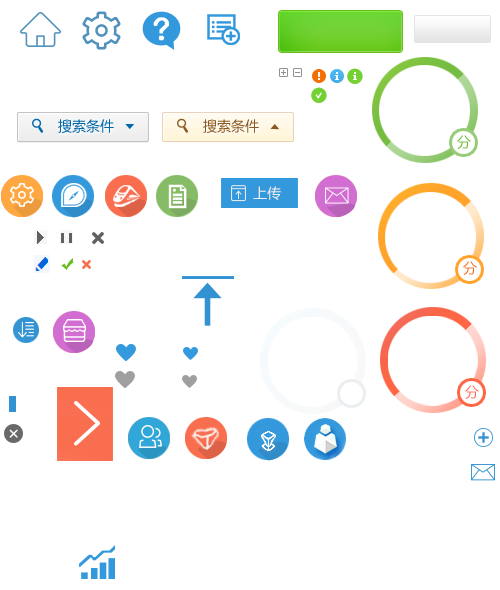
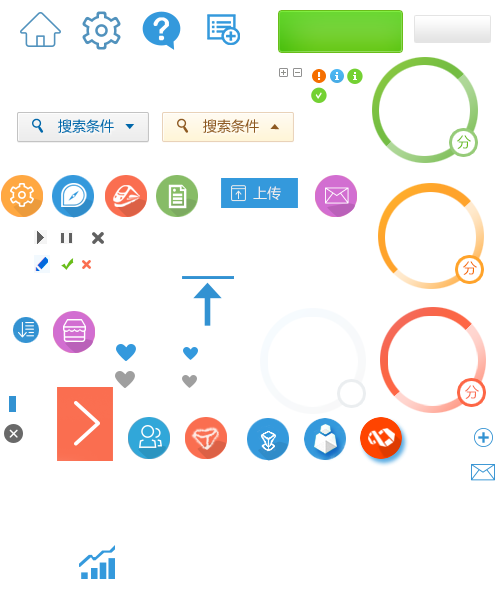
Layered file, before and after one edit (500x590). Changes by layer:
added layer "图层 4" in group "组 1" over bbox(360, 417, 402, 459)
